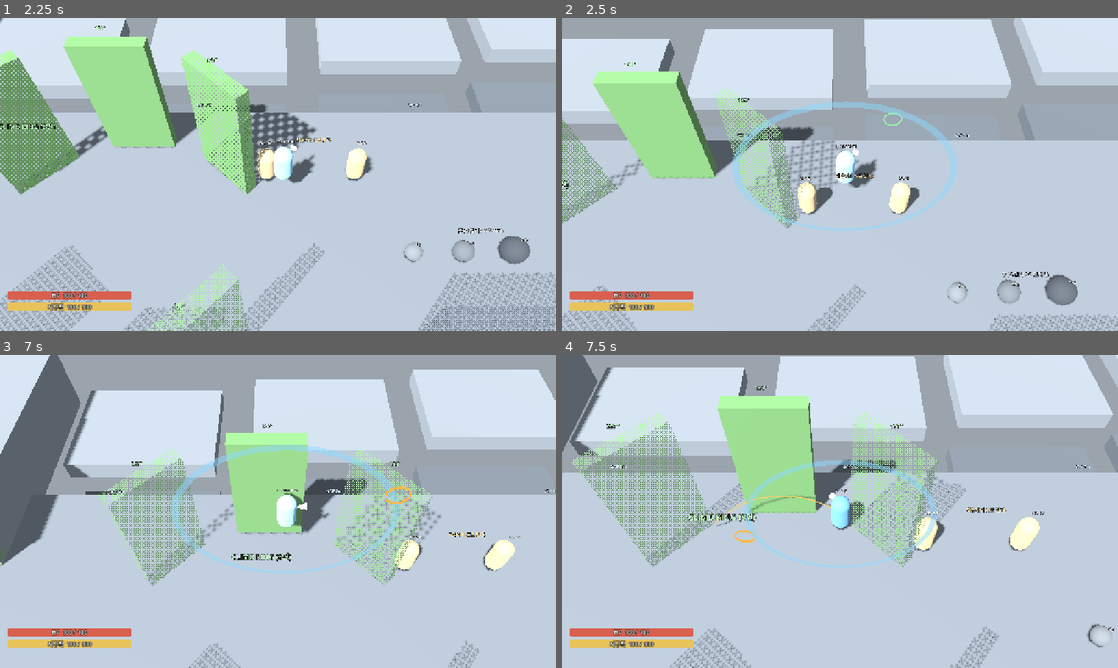
Above: before the commit, frames 1-4 (two rows, left to right).
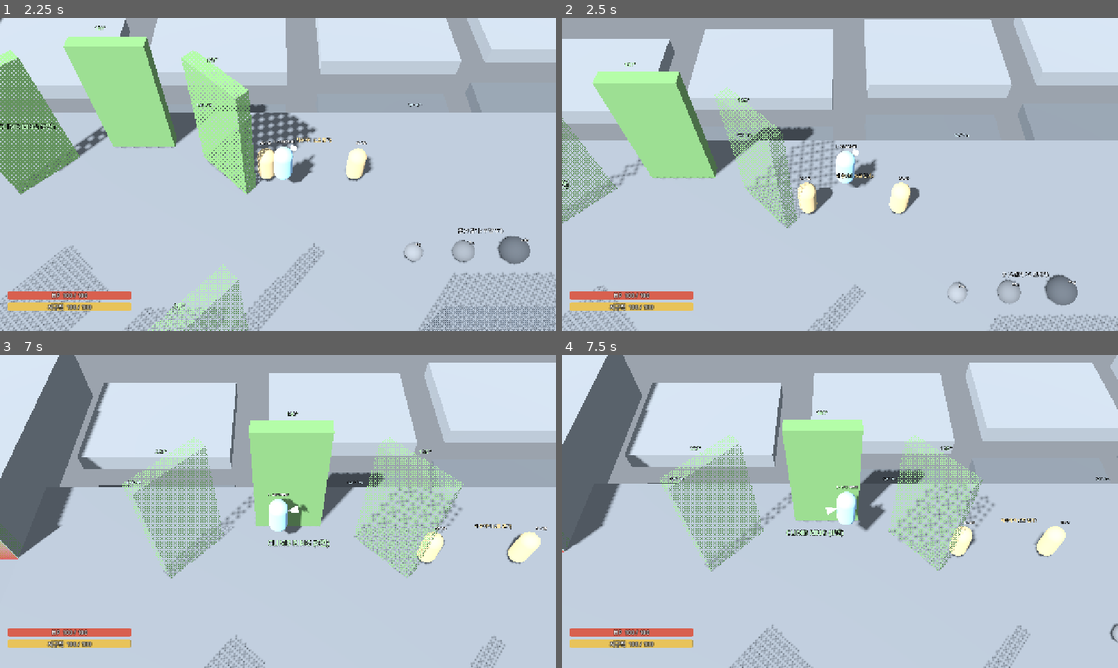
Above: after the commit, the same moments.

Repository: k3vin7/personalized_RPG
Game: Godot game, scene res://scenes/playground.tscn
The game is run twice, just before and just after one commit, with the same random seed, the same clock (stepped at 60 frames per second) and the same inputs. This scene is started directly instead of the project's main scene.
Inputs (mouse positions are in pixels of both pictures, inside the frame that each line leads up to):
- Up to frame 1 (2.25 s): move the mouse to (400, 158) at 0.52 s; hold F (dash) 0.53-1.28 s; tap Space (jump) at 0.77, 0.8, 1.07, 1.35, 1.52, 1.82 s; tap Enter at 1.25 s; move the mouse to (166, 190) at 1.27 s; tap F (dash) at 1.55 s; move the mouse to (333, 105) at 2.02 s; press the mouse at (333, 105) at 2.03 s
- Up to frame 2 (2.5 s): tap Space (jump) at 2.3 s
- Up to frame 3 (7 s): move the mouse to (250, 574) at 2.77 s; release the mouse at (250, 574) at 2.78 s; tap F (dash) at 2.85, 4.55, 6.05 s; tap Space (jump) at 3.02, 3.32, 3.77, 3.8, 4.07, 4.52, 4.82, 5.3, 5.85, 6.02, 6.32, 6.77, 6.8 s; tap R (restart) at 3.5 s; move the mouse to (444, 558) at 3.52 s; hold G (grab_throw) 3.53-4.28 s; tap Escape (cancel) at 4.15 s; move the mouse to (111, 464) at 4.27 s; right-click (111, 464) at 4.35 s; move the mouse to (305, 511) at 5.02 s; hold F (dash) 5.03-5.78 s; move the mouse to (194, 433) at 5.77 s; move the mouse to (400, 495) at 6.52 s; press the mouse at (400, 495) at 6.53 s
- Up to frame 4 (7.5 s): tap Space (jump) at 7.07 s; move the mouse to (728, 527) at 7.27 s; release the mouse at (728, 527) at 7.28 s; tap F (dash) at 7.35 s

Frame 1 is identical in both runs. In frame 2, 1.6% of the frame differs, in the area x 30-71%, y 26-68%; in frame 3, 23%; in frame 4, 35%, in the area x 0-100%, y 0-100%.

Commit message:
C-2 수정: 공중에서 Space가 다시 벽을 잡는다
C-2가 모든 Space 누름을 스마트키로 보내서, 기본값(꺼짐)에서는 공중
누름이 시전될 수 없는 점프만 조준하고 _catch_buffer_left를 세우지
않았다. 그래서 벽으로 점프한 뒤 Space를 눌러도 붙지 않았고, 같은 이유로
코요테 점프와 돌진 중 점프도 막혀 있었다.

땅에 서 있을 때만 조준한다. 그 밖(공중·돌진·모서리에서 떨어진 직후)의
누름은 버퍼로 직행한다 — 거기엔 고를 커서도, 좌클릭할 것도 없다.
조준 중에 땅을 떠나면 조준은 사라진다.

검사 3개 추가: 공중 Space 벽잡기, 땅에서 벽으로 점프한 뒤 Space로 붙기,
돌진 중 Space가 돌진 점프. 이 경로는 단계 C까지 자동 검사가 없어서
회귀를 못 잡았다.

Diff:
--- a/scripts/player/player_movement.gd
+++ b/scripts/player/player_movement.gd
@@ -105,6 +105,20 @@
 # Space. With the smart key on this jumps now; with it off it arms the jump and
 # shows where it would land, and the left button casts it.
 func press_jump() -> void:
+	if not player.is_grounded_state():
+		# Off the ground Space is not a jump to aim. It is the wall catch, and
+		# the coyote jump for a body that walked off something a moment ago,
+		# and the jump out of a dash -- all three decided in the physics step
+		# from these two buffers. So the press goes straight to them and arms
+		# nothing: there is no cursor to pick, and nothing to left-click.
+		#
+		# C-2 sent every press through the smart key and broke all three: with
+		# the key off (the default) a press in the air only armed a jump that
+		# could never be cast, so a body could no longer take hold of a wall.
+		_disarm()
+		_jump_buffer_left = JUMP_BUFFER
+		_catch_buffer_left = CATCH_BUFFER
+		return
 	if Tuning.values.smart_key_enabled:
 		cast_jump()
 		return
@@ -321,8 +335,13 @@
 		_coyote_left = maxf(0.0, _coyote_left - delta)
 
 	if _armed != Armed.NONE:
-		# The rings follow the cursor for as long as the key is armed.
-		_refresh_indicator()
+		if not player.is_grounded_state():
+			# Shoved, fell, or dashed off while aiming: there is nothing left to
+			# cast, so the rings go rather than follow a body in flight.
+			_disarm()
+		else:
+			# The rings follow the cursor for as long as the key is armed.
+			_refresh_indicator()
 
 	if player.state == Player.State.STUNNED:
 		# Physics keeps running while stunned; only the input stops.
--- a/scripts/tests/c_checks.gd
+++ b/scripts/tests/c_checks.gd
@@ -12,6 +12,9 @@
 const GAP_LANE_X := -15.0
 const GAP_NEAR := Vector3(-15.0, 0.9, 1.0)
 const GAP_TARGET := Vector3(-15.0, 0.0, -5.0)
+# PlayerMovement.COYOTE_TIME plus a little: a press inside that window is a
+# jump, not a catch.
+const COYOTE_WAIT := 0.2
 
 var _world: Node3D
 var _local: Player
@@ -103,6 +106,7 @@
 	var warnings := _judge.move_warnings
 	await _jump_checks()
 	await _dash_checks()
+	await _air_space_checks()
 	await _smart_key_checks()
 	await _gap_edge_check()
 	await _stamina_check()
@@ -280,6 +284,101 @@
 	await tick_request(func() -> void: _local.stats.strength = 10.0)
 
 
+# ------------------------------- Space off the ground: the wall, and the dash
+
+# The user-facing bug C-2 introduced: with the smart key off, a press in the
+# air only armed a jump, so nothing ever reached the catch buffer and a body
+# could not take hold of a wall any more. Space off the ground has three jobs
+# and none of them is "aim"; this measures two of them.
+func _air_space_checks() -> void:
+	var wall := _world.find_child("ClimbWall_0", true, false) as Node3D
+	if wall == null:
+		expect(false, "the_climb_ring_is_in_the_level")
+		return
+	# Just off the wall's face, in the air, falling. The face is at z = 11.7
+	# and a body stands a radius off it.
+	var face_z: float = wall.global_position.z - 0.3
+	var beside := Vector3(wall.global_position.x, 2.5, face_z - Player.BODY_RADIUS - 0.12)
+	await tick_request(func() -> void:
+		placed()
+		_local.global_position = beside
+		_local.velocity = Vector3(0.0, -0.5, 0.0)
+		_local.floor_snap_length = 0.0
+		_local.change_state(Player.State.AIRBORNE))
+	# The coyote window has to close first. A body that was on the ground a
+	# tenth of a second ago gets a jump out of the press, before the catch is
+	# ever considered -- which is correct, and is not what this measures.
+	await get_tree().create_timer(COYOTE_WAIT).timeout
+	# Space, in the air, with the smart key off: this is a wall catch.
+	var was: bool = Tuning.values.smart_key_enabled
+	Tuning.values.smart_key_enabled = false
+	Net.queue_physics(_local.movement.press_jump)
+	var caught := false
+	var waited := 0.0
+	while waited < 1.2 and not caught:
+		await get_tree().physics_frame
+		waited += get_physics_process_delta_time()
+		caught = _local.climb != null and _local.climb.is_climbing()
+	note("space in the air: caught the wall=%s after %.2fs, state=%s, armed=%d" % [
+		caught, waited, Player.State.keys()[_local.state], _local.movement.armed_action()])
+	expect(caught, "space_in_the_air_takes_hold_of_a_wall")
+	expect(_local.movement.armed_action() == PlayerMovement.Armed.NONE, "a_press_in_the_air_arms_nothing")
+	if caught:
+		await tick_request(func() -> void: _local.climb.detach(0.0))
+		await _wait(1.0)
+
+	# The whole path a person takes: stand in front of a wall, jump at it, and
+	# press Space on the way in.
+	var ground := Vector3(wall.global_position.x, 0.9, face_z - 2.0)
+	var aim := Vector3(wall.global_position.x, 0.9, face_z - Player.BODY_RADIUS)
+	await tick_request(func() -> void:
+		placed()
+		if _local.climb != null and _local.climb.is_climbing():
+			_local.climb.detach(0.0)
+		_local.global_position = ground
+		_local.velocity = Vector3.ZERO
+		_local.movement.cancel_target()
+		_local.movement.set_aim_override(aim)
+		_local.movement.cast_jump())
+	var flown := 0.0
+	var grabbed := false
+	while flown < 2.0 and not grabbed:
+		await get_tree().physics_frame
+		flown += get_physics_process_delta_time()
+		# Pressed as the wall comes into reach, which is what a person does.
+		if _local.state == Player.State.AIRBORNE \
+				and absf(_local.global_position.z - (face_z - Player.BODY_RADIUS)) < 0.5:
+			_local.movement.press_jump()
+		grabbed = _local.climb != null and _local.climb.is_climbing()
+	note("jumped at the wall then pressed space: caught=%s after %.2fs at y=%.2f" % [
+		grabbed, flown, _local.global_position.y])
+	expect(grabbed, "jump_at_a_wall_then_space_takes_hold")
+	await tick_request(func() -> void:
+		if _local.climb != null and _local.climb.is_climbing():
+			_local.climb.detach(0.0)
+		_local.movement.set_aim_override(Vector3.INF))
+	await _wait(1.0)
+
+	# And Space during a dash is the dash jump, not an aim.
+	await tick_request(func() -> void:
+		placed()
+		_local.global_position = HOME
+		_local.velocity = Vector3.ZERO
+		_local.stamina = Tuning.values.stamina_max
+		_local.movement.cancel_target()
+		_local.movement.set_aim_override(HOME + Vector3(8.0, 0.0, 0.0))
+		_local.movement.request_dash())
+	await get_tree().create_timer(0.08).timeout
+	var dashing := _local.movement.is_dashing()
+	Net.queue_physics(_local.movement.press_jump)
+	var jumped := await _left_the_ground()
+	note("space during a dash: was dashing=%s, left the ground=%s" % [dashing, jumped])
+	expect(dashing and jumped, "space_during_a_dash_is_the_dash_jump")
+	await _wait(1.5)
+	await tick_request(func() -> void: _local.movement.set_aim_override(Vector3.INF))
+	Tuning.values.smart_key_enabled = was
+
+
 # ------------------------------------------------------- 5-chapter smart key
 
 func _smart_key_checks() -> void:
